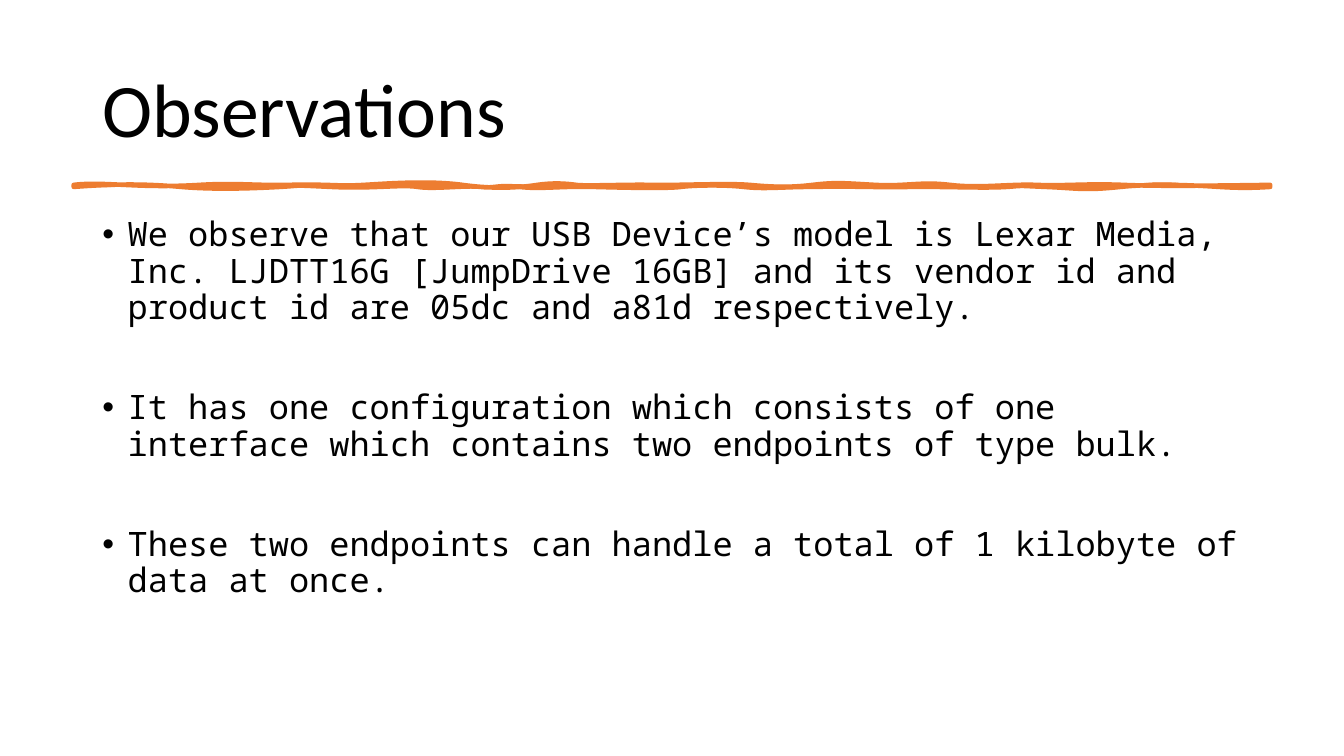
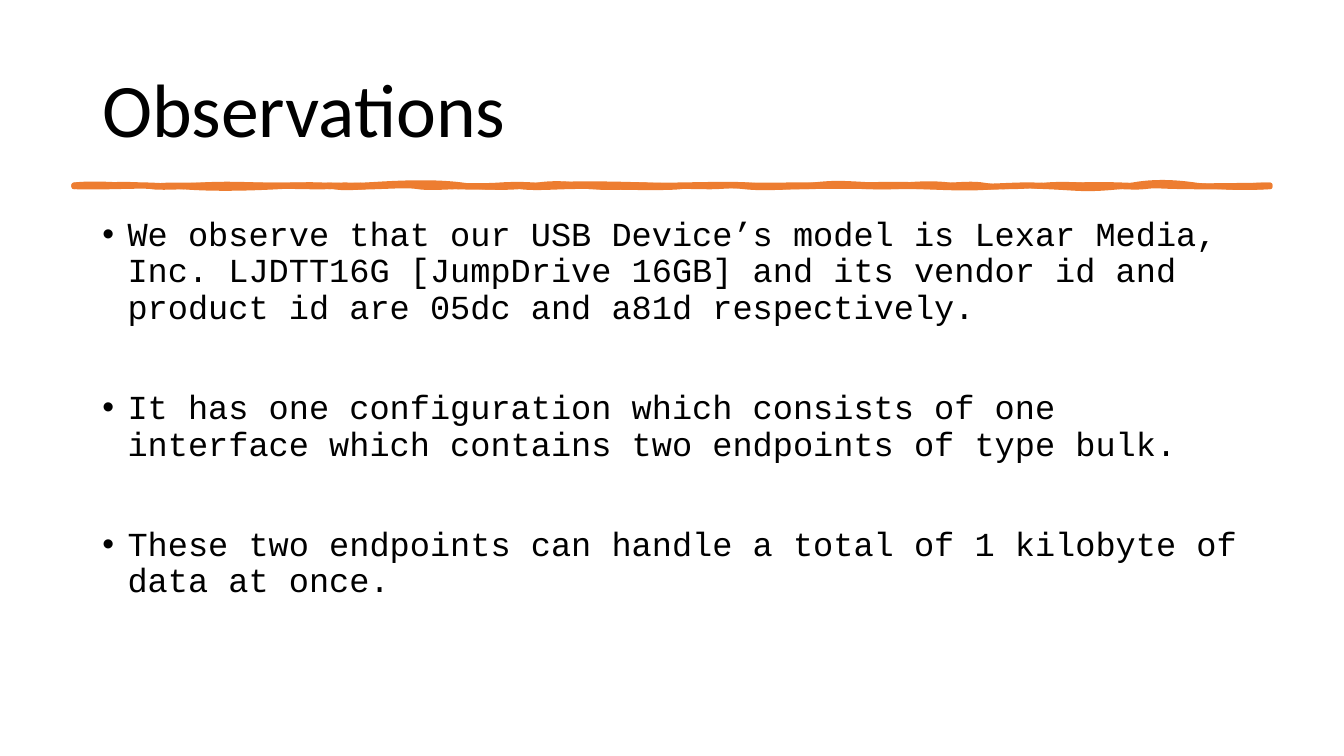
Before and after one commit to hasancpp/CS350-Operating-Systems-Project, a slide deck: slide 6 of progress_report.pptx. Drawn at 1344x756 pixels with LibreOffice and Linux fonts; fonts in the diff are those of the drawing. Boxes give left, top, right and bottom in pixels: in the first picture for what was removed or moved away, otherwise in the second. Text is boxed around its words. In the diff, an @@ line names an element or a change of style, - is before the commit and + after.

```diff
--- a/progress_report.pptx
+++ b/progress_report.pptx
@@ freeform shape at [74,185,1270,187]: outline #ED7D31 3.25 pt to #ED7D31 3.26 pt; outline redrawn @@
@@ text "We observe that our USB ..." at [128,222,1236,593]: font Noto Sans Mono to Courier New @@
```
Also in this commit, not shown: 13 other slides changed, 2 slides added, 17 other files.
